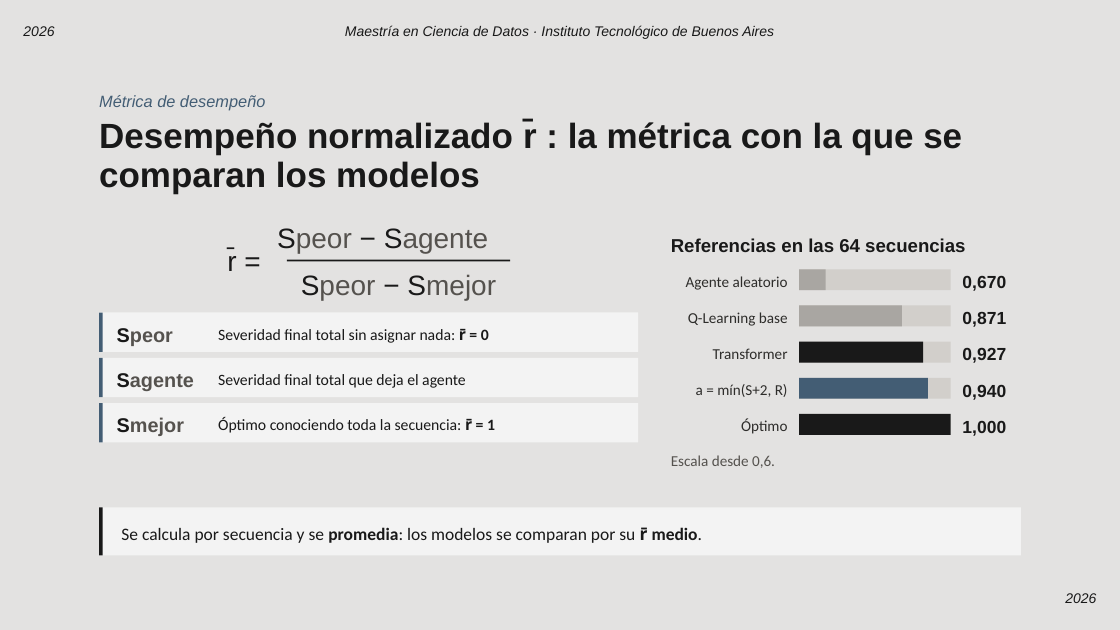
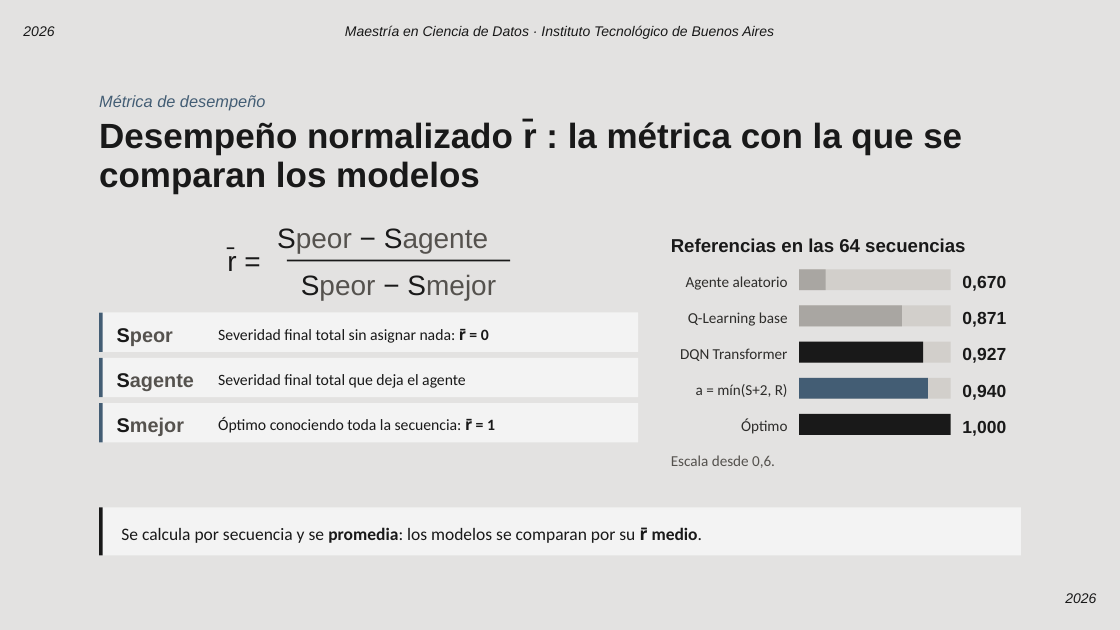
Before and after one commit to Maximiliano0/mPES, a slide deck: slide 7 of writings/out/mPES — Defensa de tesis.pptx. Drawn at 1120x630 pixels with LibreOffice and Linux fonts; fonts in the diff are those of the drawing; background and template pictures are left out. Boxes give left, top, right and bottom in pixels: in the first picture for what was removed or moved away, otherwise in the second. Text is boxed around its words. In the diff, an @@ line names an element or a change of style, - is before the commit and + after.

```diff
--- a/writings/out/mPES — Defensa de tesis.pptx
+++ b/writings/out/mPES — Defensa de tesis.pptx
@@ text at (680,348,788,361): text changed @@
-Transformer
+DQN Transformer
```
Also in this commit, not shown: 14 other slides changed.
